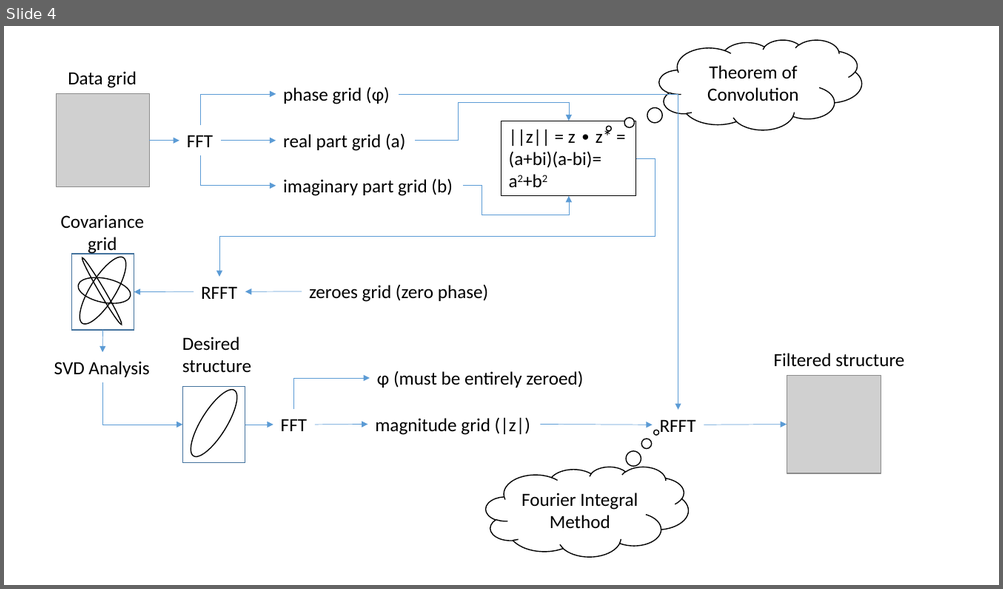
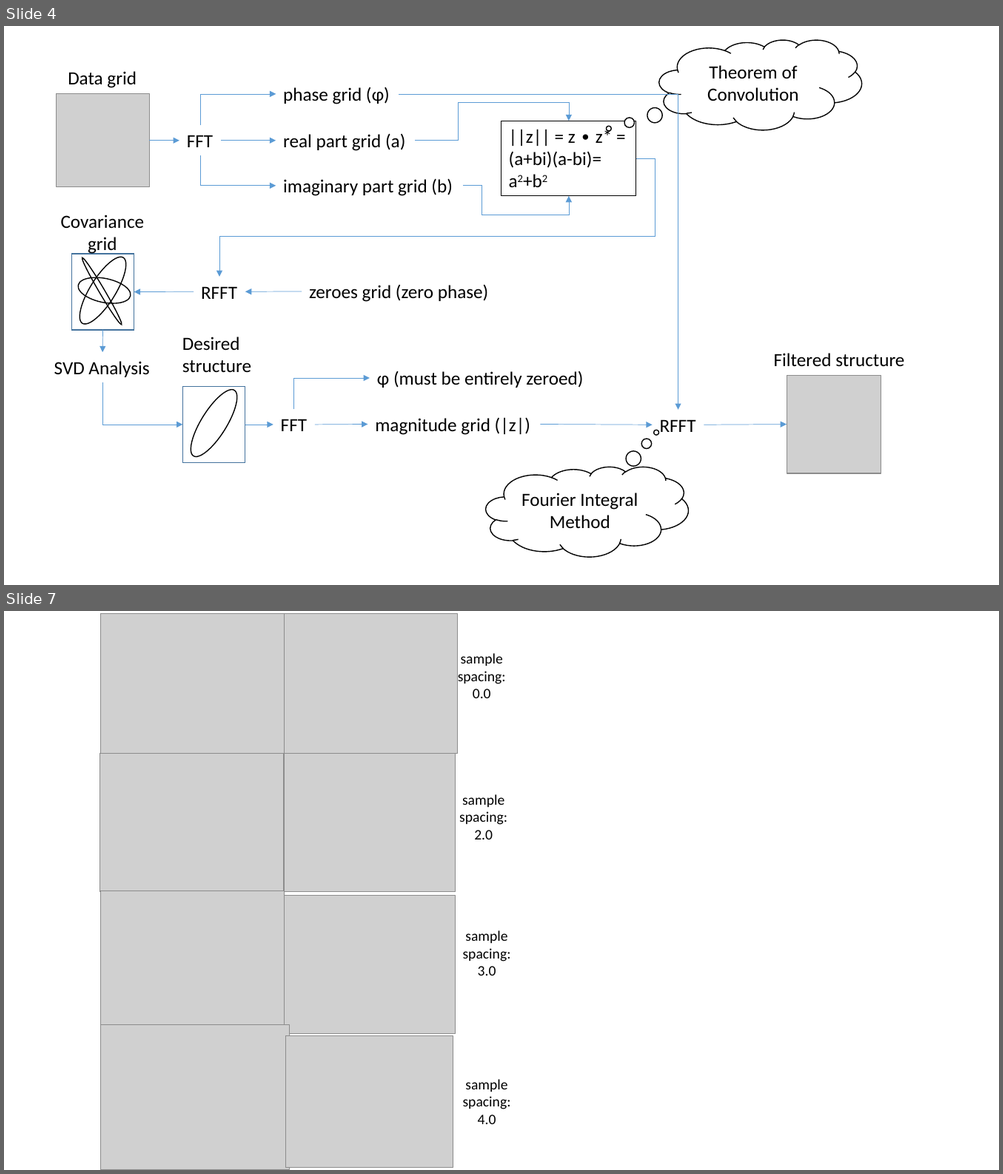
Before and after one commit to PauloCarvalhoRJ/gammaray, a slide deck: docs/figures.pptx. Shown one above the other, each under a label of ours: slide 4 before the commit, slides 4 and 7 after it; the slides between them are not shown. The pictures are 1003x589 and 1003x1174 pixels, drawn with LibreOffice and Linux fonts; fonts in the diff are those of the drawing; grey boxes stand for pictures. Boxes give left, top, right and bottom in pixels: in the first picture for what was removed or moved away, otherwise in the second. Text is boxed around its words. In the diff, an @@ line names an element or a change of style, - is before the commit and + after.

```diff
--- a/docs/figures.pptx
+++ b/docs/figures.pptx
@@ slide 7 added at [4, 611, 999, 1170], background #FFFFFF @@
@@ picture added at [100, 614, 284, 754] @@
@@ picture added at [284, 614, 458, 754] @@
@@ text added at [458, 653, 506, 698], 14 pt, text #000000 @@
+sample
+spacing:
+0.0
@@ picture added at [99, 754, 284, 892] @@
@@ picture added at [284, 754, 455, 892] @@
@@ text added at [459, 795, 507, 840], 14 pt, text #000000 @@
+sample
+spacing:
+2.0
@@ picture added at [100, 891, 284, 1034] @@
@@ picture added at [284, 896, 455, 1035] @@
@@ text added at [463, 931, 511, 976], 14 pt, text #000000 @@
+sample
+spacing:
+3.0
@@ picture added at [100, 1025, 289, 1170] @@
@@ picture added at [286, 1037, 453, 1168] @@
@@ text added at [463, 1079, 511, 1125], 14 pt, text #000000 @@
+sample
+spacing:
+4.0
```
Also in this commit, not shown: 1 other slide added, 1 other file.
